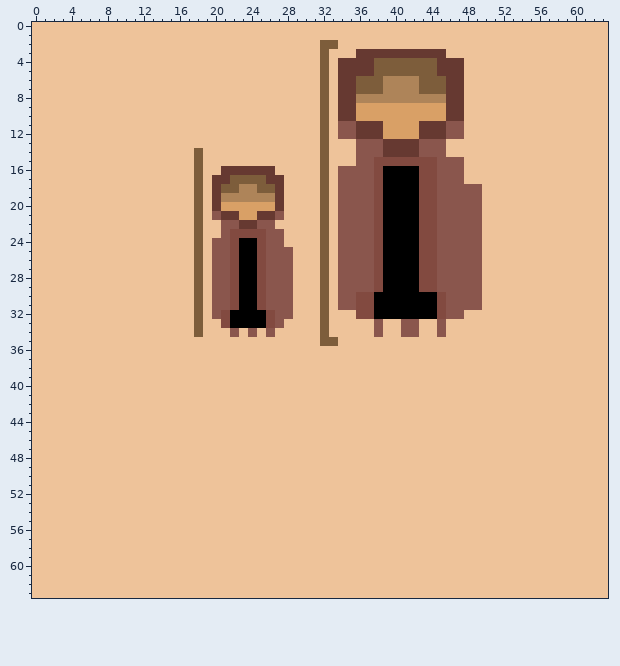
File history of a pixel-art sprite, Pestilence/Assets/PixelArt/2022-06-07_22.35.49.png. Above, as it was before the edit.
The file is 64x64 pixels.
Now the later version:
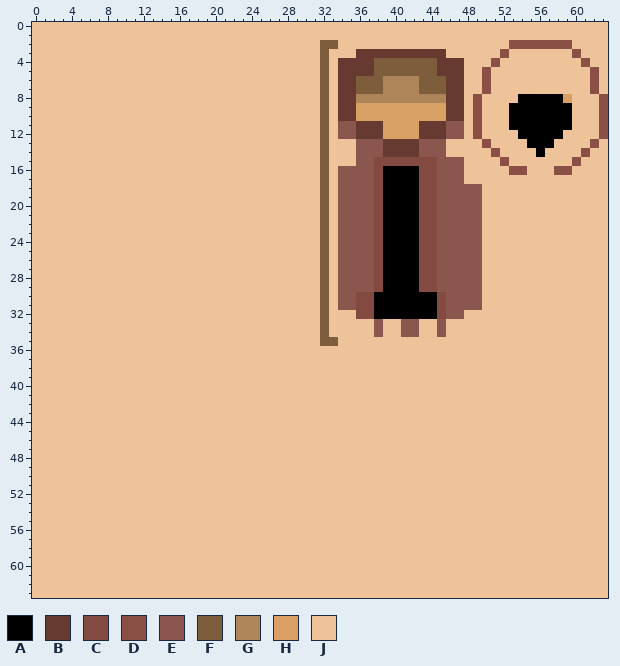
Palette (. is transparent): A #000000  B #663931  C #824a40  D #8a5046  E #8a564d  F #7d5d3b  G #ae8459  H #d9a066  J #eec39a
What changed:
Colour A replaces colour J in row 8 at x 54 to 58; in rows 9 to 11 at x 53 to 59; in row 12 at x 54 to 58; in row 13 at x 55 to 57; in row 14 at x 56.
Colour D replaces colour J in row 2 at x 53 to 59; in row 3 at x 52 and 60; in row 4 at x 51 and 61; in rows 5 to 7 at x 50 and 62; in rows 8 to 12 at x 49 and 63; in row 13 at x 50 and 62.
Colour D replaces colour J in row 14 at x 51 and 61; in row 15 at x 52 and 60; in row 16 at x 53 to 54 and 58 to 59.
Colour H replaces colour J in row 8 at x 59.
Colour J replaces colour A in rows 24 to 31 at x 23 to 24; in rows 32 to 33 at x 22 to 25.
Colour J replaces colour B in row 16 at x 21 to 26; in row 17 at x 20 to 21 and 26 to 27; in rows 18 to 20 at x 20 and 27; in row 21 at x 21 to 22 and 25 to 26; in row 22 at x 23 to 24.
Colour J replaces colour C in row 23 at x 22 to 25; in rows 24 to 31 at x 22 and 25; in rows 32 to 33 at x 21 and 26.
Colour J replaces colour E in row 21 at x 20 and 27; in row 22 at x 21 to 22 and 25 to 26; in row 23 at x 21 and 26 to 27; in row 24 at x 20 to 21 and 26 to 27; in rows 25 to 31 at x 20 to 21 and 26 to 28; in row 32 at x 20 and 27 to 28.
Colour J replaces colour E in row 33 at x 27; in row 34 at x 22, 24 and 26.
Colour J replaces colour F in rows 14 to 16 at x 18; in row 17 at x 18 and 22 to 25; in row 18 at x 18, 21 to 22 and 25 to 26; in rows 19 to 34 at x 18.
Colour J replaces colour G in row 18 at x 23 to 24; in row 19 at x 21 to 26.
Colour J replaces colour H in row 20 at x 21 to 26; in row 21 at x 23 to 24.
